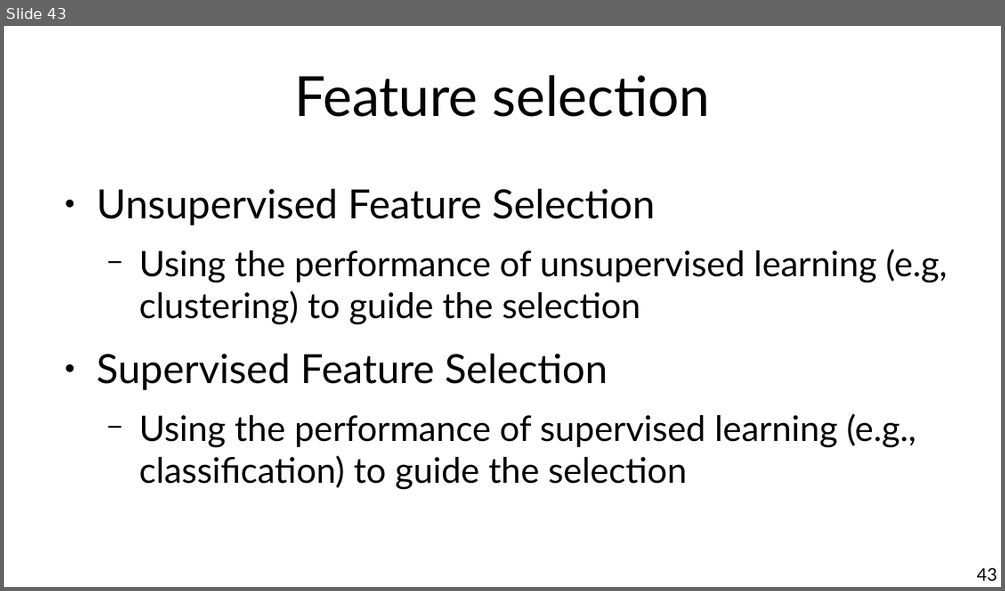
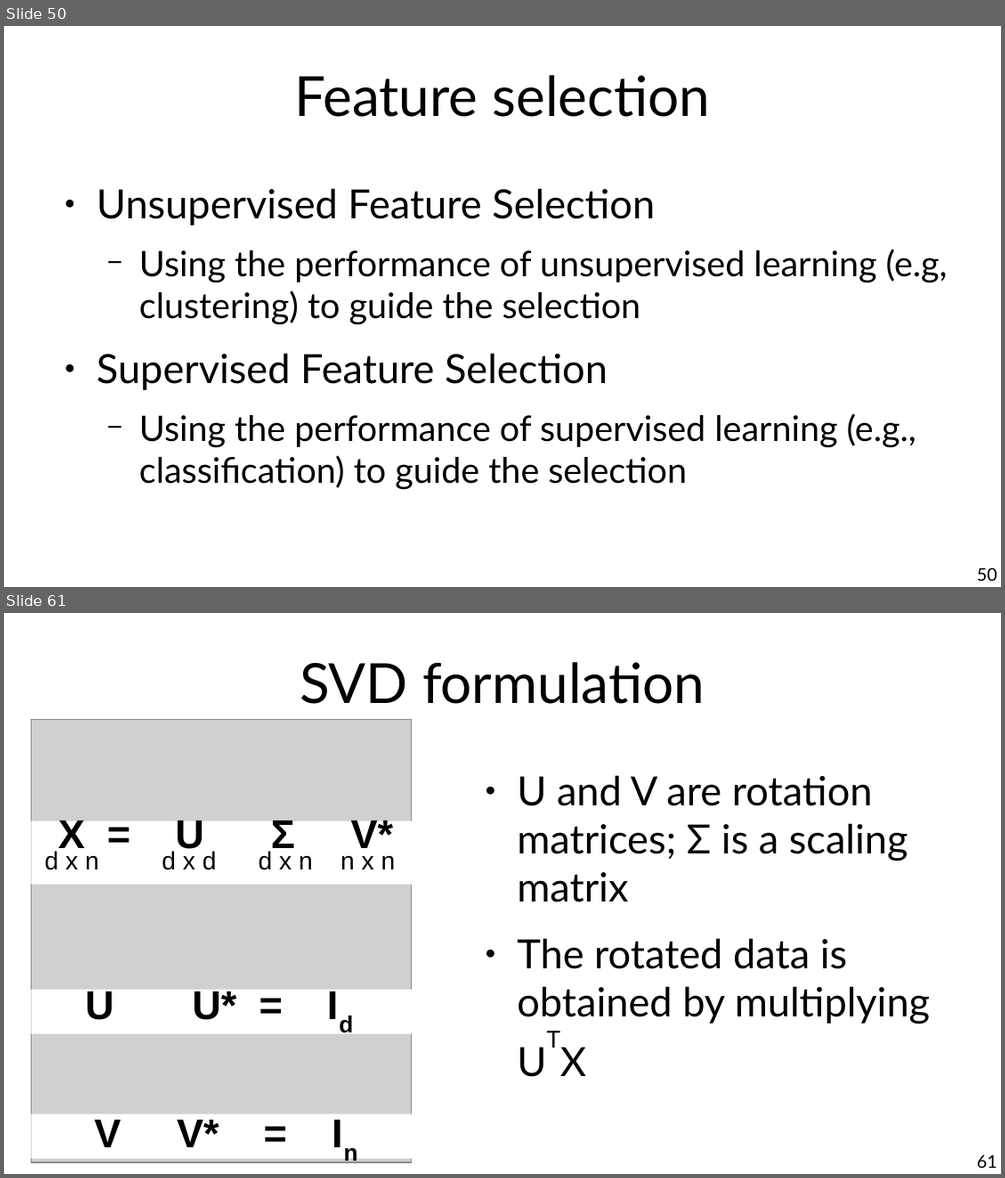
Before and after one commit to chatox/data-mining-course, a slide deck: theory/tt02_data_preparation.odp. Shown one above the other, each under a label of ours: slide 43 before the commit, slides 50 and 61 after it; the slides between them are not shown. The pictures are 1005x591 and 1005x1178 pixels, drawn with LibreOffice and Linux fonts; fonts in the diff are those of the drawing; grey boxes stand for pictures. Boxes give left, top, right and bottom in pixels: in the first picture for what was removed or moved away, otherwise in the second. Text is boxed around its words. In the diff, an @@ line names an element or a change of style, - is before the commit and + after.

Commit message:
Data prep ready

```diff
--- a/theory/tt02_data_preparation.odp
+++ b/theory/tt02_data_preparation.odp
@@ slide 61 added at [4, 613, 1001, 1174], background #FFFFFF @@
@@ title added at [299, 662, 704, 704], 44 pt, text #000000 @@
+SVD formulation
@@ text added at [517, 775, 930, 1024], 32 pt, text #000000 @@
+● U and V are rotation matrices; Σ is a scaling matrix
+● The rotated data is obtained by multiplying UTX
@@ text added at [58, 816, 394, 849], 32 pt, text #000000, bold @@
+X = U Σ V*
@@ text added at [45, 851, 396, 870], 20 pt, text #000000 @@
+d x n d x d d x n n x n
@@ text added at [85, 988, 236, 1020], 32 pt, text #000000, bold @@
+U U* = Id
@@ group added at [31, 720, 421, 1163]: 3 rectangles, 1 picture @@
@@ text added at [94, 1119, 219, 1147], 32 pt, text #000000, bold @@
+V V* = In
@@ page number added at [977, 1154, 997, 1167], 14 pt, text #000000 @@
+61
@@ what was slide 43 is now slide 50 @@
@@ page number at [977, 567, 997, 580]: text changed @@
-43
+50
```
Also in this commit, not shown: 2 slides changed, 18 other slides added.
